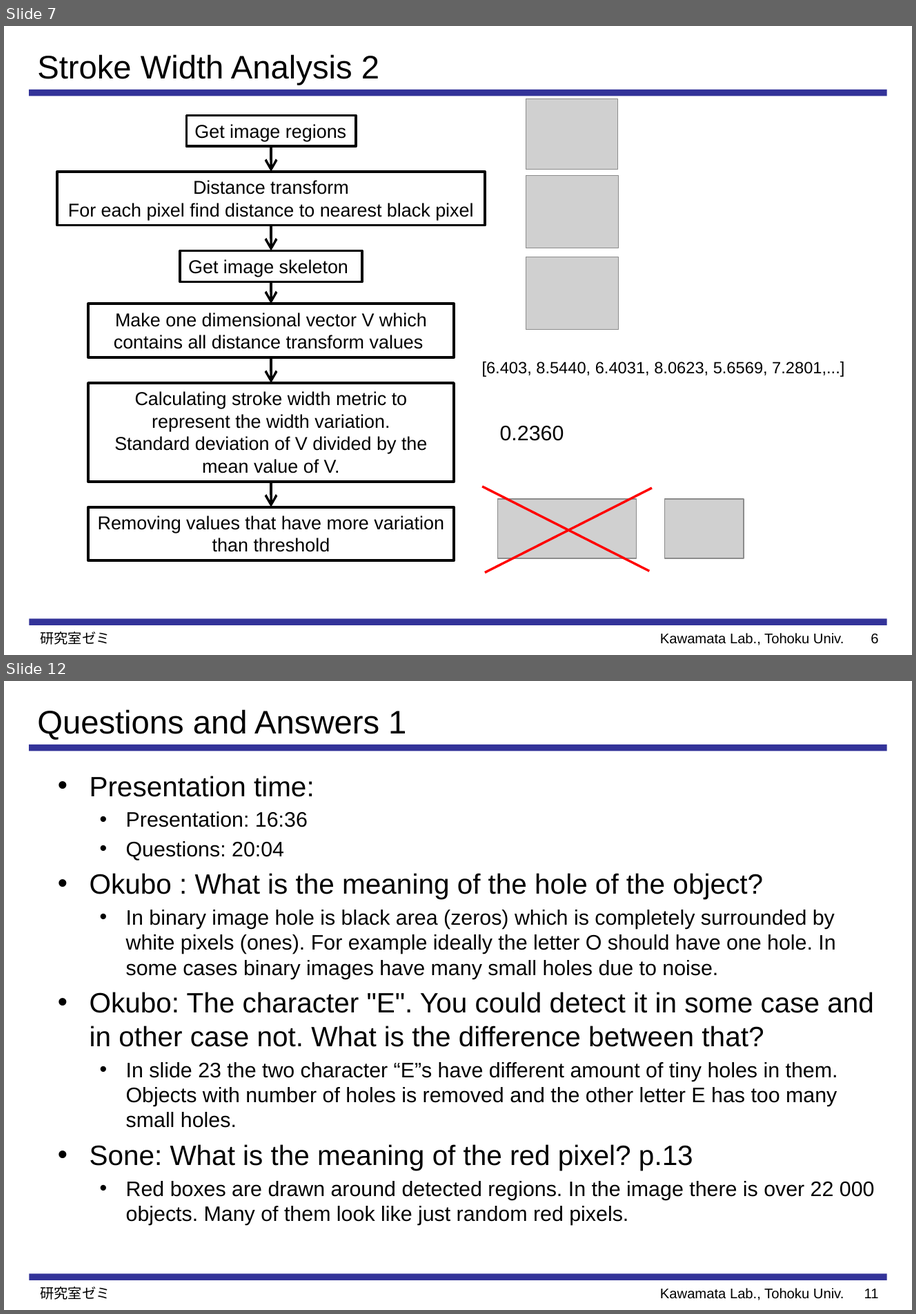
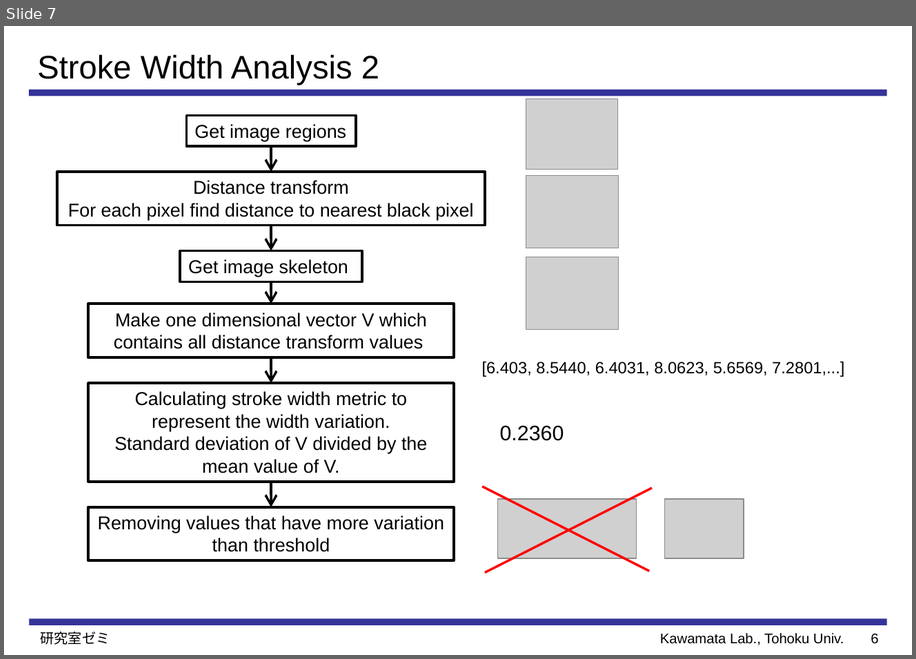
Before and after one commit to Perttu-/Handwriting-recognition, a slide deck: reports & presentations/seminar2/February_Seminar.pptx. Shown one above the other, each under a label of ours: slides 7 and 12 before the commit, slide 7 after it; the slides between them are not shown. The pictures are 916x1314 and 916x659 pixels, drawn with LibreOffice and Linux fonts; fonts in the diff are those of the drawing; grey boxes stand for pictures. Boxes give left, top, right and bottom in pixels: in the first picture for what was removed or moved away, otherwise in the second. Text is boxed around its words. In the diff, an @@ line names an element or a change of style, - is before the commit and + after.

```diff
--- a/reports & presentations/seminar2/February_Seminar.pptx
+++ b/reports & presentations/seminar2/February_Seminar.pptx
@@ slide 12 removed at (4,681,912,1310), background #FFFFFF; not listed: 3 template elements that a slide beside it also shows @@
@@ title removed at (37,709,406,740) @@
-Questions and Answers 1
@@ text removed at (90,776,875,1225) @@
-• Presentation time:
-  • Presentation: 16:36
-  • Questions: 20:04
-• Okubo : What is the meaning of the hole of the object?
-  • In binary image hole is black area (zeros) which is completely surrounded by white pixels (ones). For example ideally the letter O should have one hole. In some cases binary images have many small holes due to noise.
-• Okubo: The character "E". You could detect it in some case and in other case not. What is the difference between that?
-  • In slide 23 the two character “E”s have different amount of tiny holes in them. Objects with number of holes is removed and the other letter E has too many small holes.
-• Sone: What is the meaning of the red pixel? p.13
-  • Red boxes are drawn around detected regions. In the image there is over 22 000 objects. Many of them look like just random red pixels.
@@ text removed at (40,1286,110,1299) @@
-研究室ゼミ
@@ page number removed at (864,1288,879,1298) @@
-11
```
Also in this commit, not shown: 6 slides changed, 7 slides added, 4 other slides removed, 48 other files.
